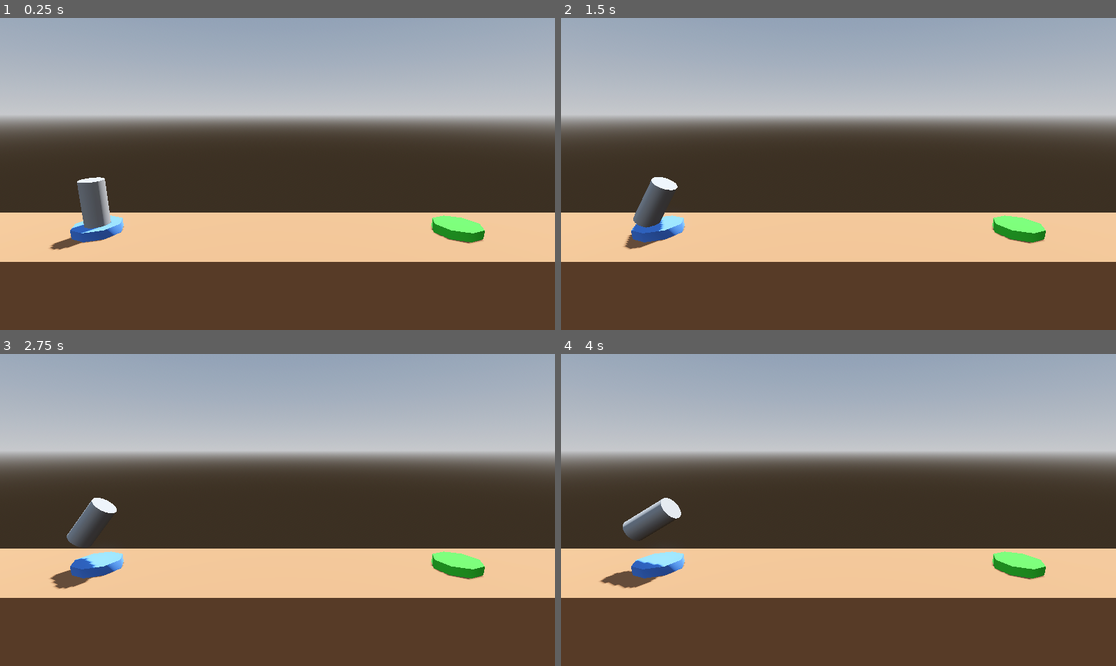
Above: before the commit, frames 1-4 (two rows, left to right).
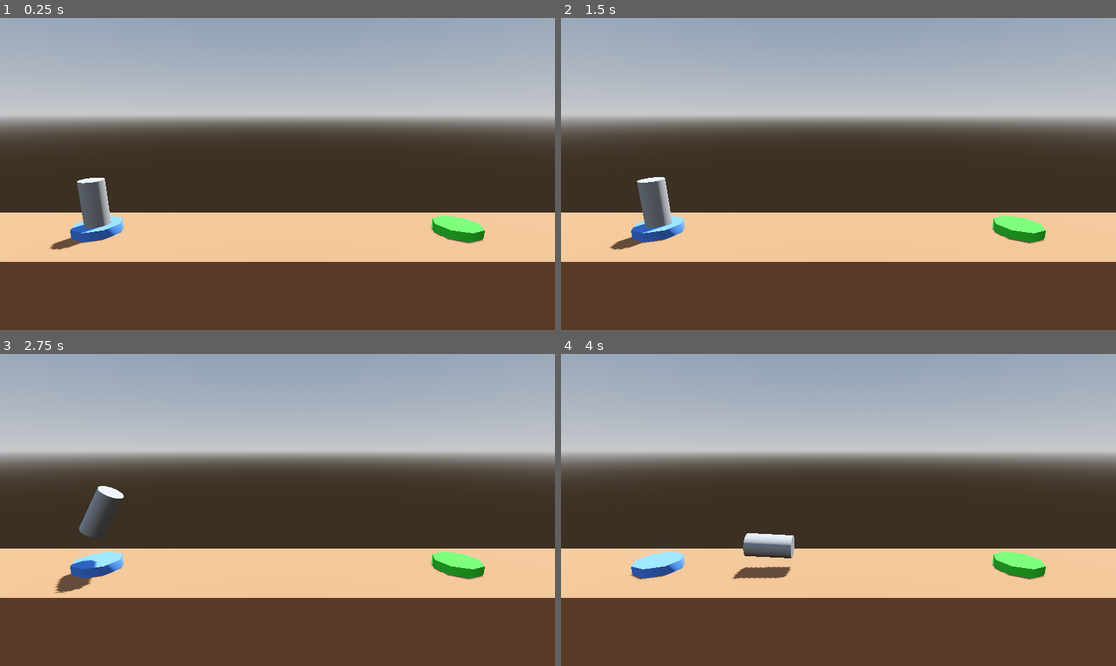
Above: after the commit, the same moments.

Repository: vibrunazo/godot-boost
Game: Godot game, scene res://level/level.tscn
The game is run twice, just before and just after one commit, with the same random seed, the same clock (stepped at 60 frames per second) and the same inputs.
Inputs:
- Up to frame 1 (0.25 s): no input
- Up to frame 2 (1.5 s): tap Enter (ui_accept) at 0.5, 1.35 s; hold Right (ui_right) 0.53-1.28 s; hold Enter (ui_accept) 0.53-1.28 s; hold Left (ui_left) from 1.28 s (still down)
- Up to frame 3 (2.75 s): tap Enter (ui_accept) at 1.52, 1.82 s; release Left (ui_left) at 2.03 s; hold Right (ui_right) from 2.03 s (still down); hold Enter (ui_accept) from 2.03 s (still down)
- Up to frame 4 (4 s): release Enter (ui_accept) at 2.78 s; tap Enter (ui_accept) at 2.85, 3.02, 3.32 s; release Right (ui_right) at 3.53 s; hold Left (ui_left) from 3.53 s (still down); hold Enter (ui_accept) from 3.53 s (still down)

The runs differ from the first frame. In frame 1, less than 0.1% of the frame differs, in the area x 13-19%, y 51-54%; in frame 2, 0.9%; in frame 3, 0.7%; in frame 4, 2.0%, in the area x 7-43%, y 46-76%.

Commit message:
14. RigidBody3D and Physics

Diff:
--- a/player.gd
+++ b/player.gd
@@ -1,19 +1,15 @@
-extends Node3D
+extends RigidBody3D
 
-@export var speed: float = 2.0
-@export var gravity: float = 1.0
+@export var speed: float = 1000
 
 @onready var ini_pos: Vector3 = position
 
 # Called every frame. 'delta' is the elapsed time since the previous frame.
 func _process(delta: float) -> void:
 	if Input.is_action_pressed("ui_accept"):
-		position.y += delta * speed
-	if position.y >= ini_pos.y:
-		position.y -= delta * gravity
-	position.y = maxf(ini_pos.y, position.y)
+		apply_central_force(basis.y * delta * speed)
 
 	if Input.is_action_pressed("ui_left"):
-		rotate_z(delta)
+		apply_torque(Vector3(0, 0, 100 * delta))
 	if Input.is_action_pressed("ui_right"):
-		rotate_z(-delta)
+		apply_torque(Vector3(0, 0, -100 * delta))
--- a/player.tscn
+++ b/player.tscn
@@ -1,11 +1,21 @@
-[gd_scene load_steps=3 format=3 uid="uid://bismadkmvj8uf"]
+[gd_scene load_steps=4 format=3 uid="uid://bismadkmvj8uf"]
 
 [ext_resource type="Script" path="res://player.gd" id="1_8lsdv"]
 
 [sub_resource type="CylinderMesh" id="CylinderMesh_1tke2"]
 
-[node name="Player" type="Node3D"]
+[sub_resource type="CylinderShape3D" id="CylinderShape3D_qdvmj"]
+
+[node name="Player" type="RigidBody3D"]
+axis_lock_linear_z = true
+axis_lock_angular_x = true
+axis_lock_angular_y = true
+linear_damp = 1.0
+angular_damp = 3.0
 script = ExtResource("1_8lsdv")
 
 [node name="MeshInstance3D" type="MeshInstance3D" parent="."]
 mesh = SubResource("CylinderMesh_1tke2")
+
+[node name="CollisionShape3D" type="CollisionShape3D" parent="."]
+shape = SubResource("CylinderShape3D_qdvmj")
